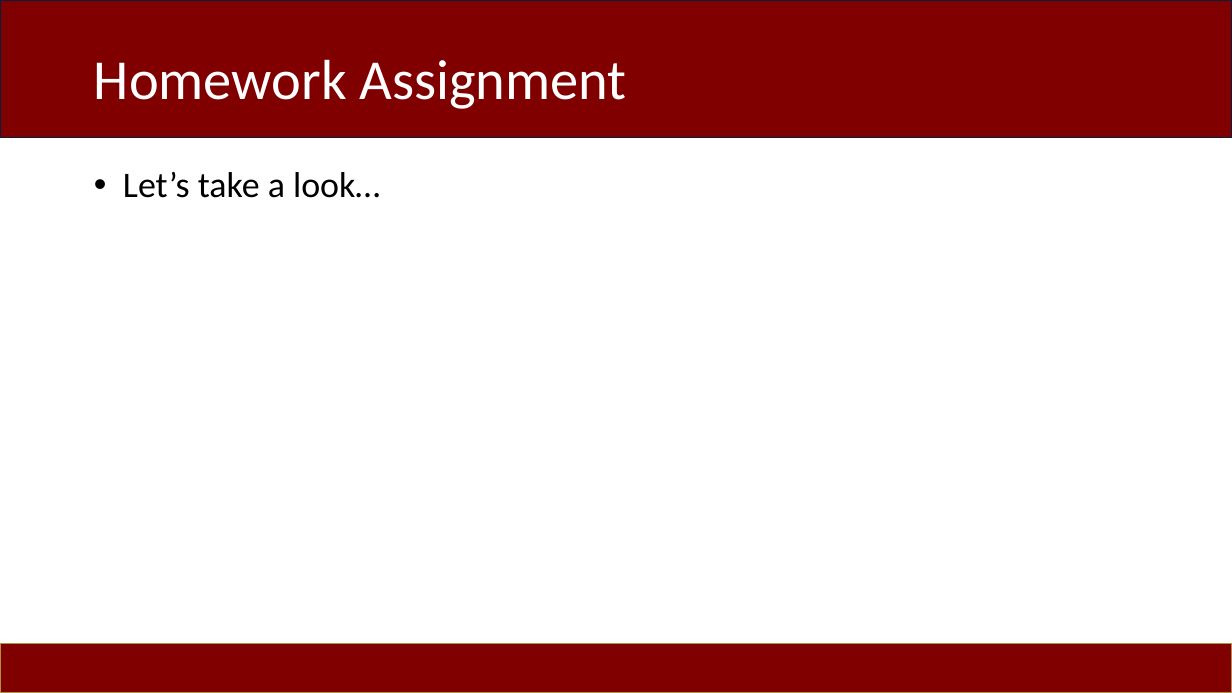
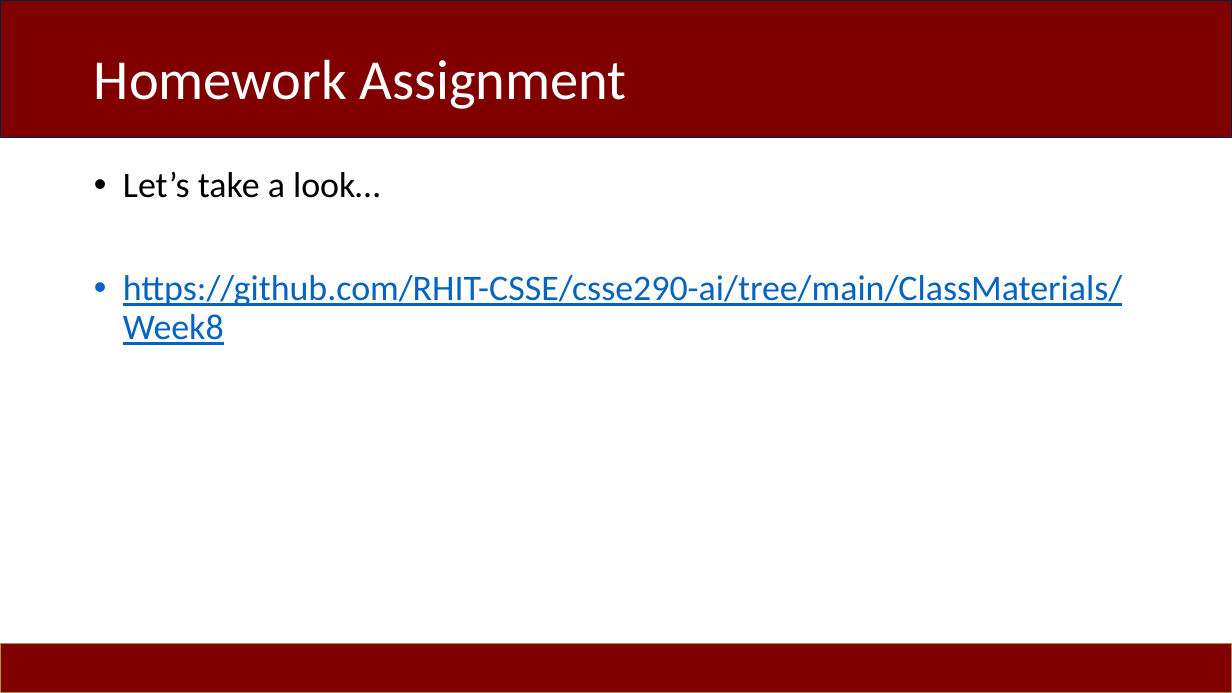
Before and after one commit to RHIT-CSSE/csse290-ai, a slide deck: slide 24 of ClassMaterials/Week8/Week8.pptx. Drawn at 1232x693 pixels with LibreOffice and Linux fonts; fonts in the diff are those of the drawing. Boxes give left, top, right and bottom in pixels: in the first picture for what was removed or moved away, otherwise in the second. Text is boxed around its words. In the diff, an @@ line names an element or a change of style, - is before the commit and + after.

Commit message:
Adding homework link to slides

```diff
--- a/ClassMaterials/Week8/Week8.pptx
+++ b/ClassMaterials/Week8/Week8.pptx
@@ text at (123,275,1122,345): paragraph added @@
+• https://github.com/RHIT-CSSE/csse290-ai/tree/main/ClassMaterials/Week8
```
